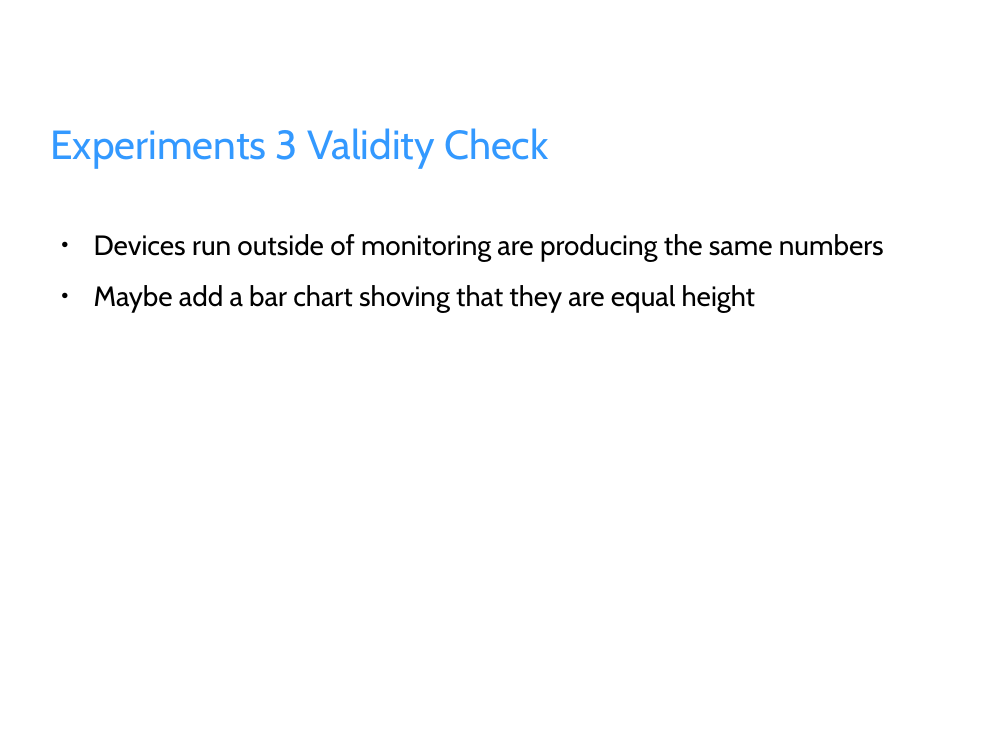
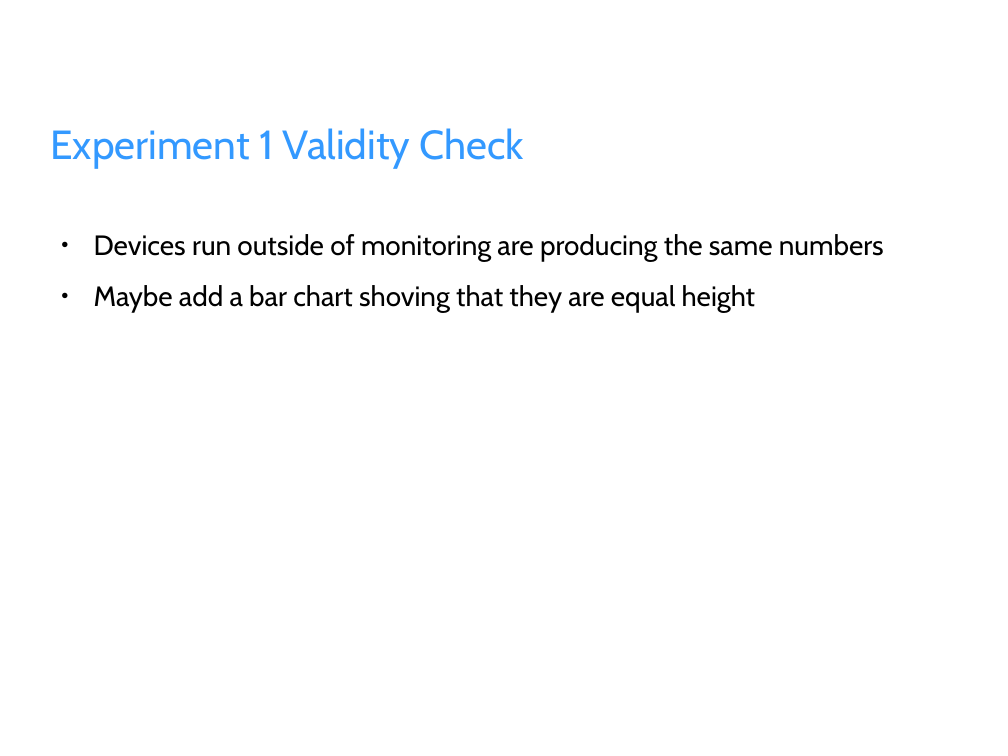
Before and after one commit to fhilprec/HardwareMonitoring, a slide deck: slide 10 of ProjectPresentation.odp (slide 11 before the commit). Drawn at 1008x756 pixels with LibreOffice and Linux fonts; fonts in the diff are those of the drawing; background and template pictures are left out. Boxes give left, top, right and bottom in pixels: in the first picture for what was removed or moved away, otherwise in the second. Text is boxed around its words. In the diff, an @@ line names an element or a change of style, - is before the commit and + after.

```diff
--- a/ProjectPresentation.odp
+++ b/ProjectPresentation.odp
@@ title at [50,128,524,169]: text changed @@
-Experiments 3 Validity Check
+Experiment 1 Validity Check
```
Also in this commit, not shown: 6 other slides changed, 8 slides added, 7 slides removed.
